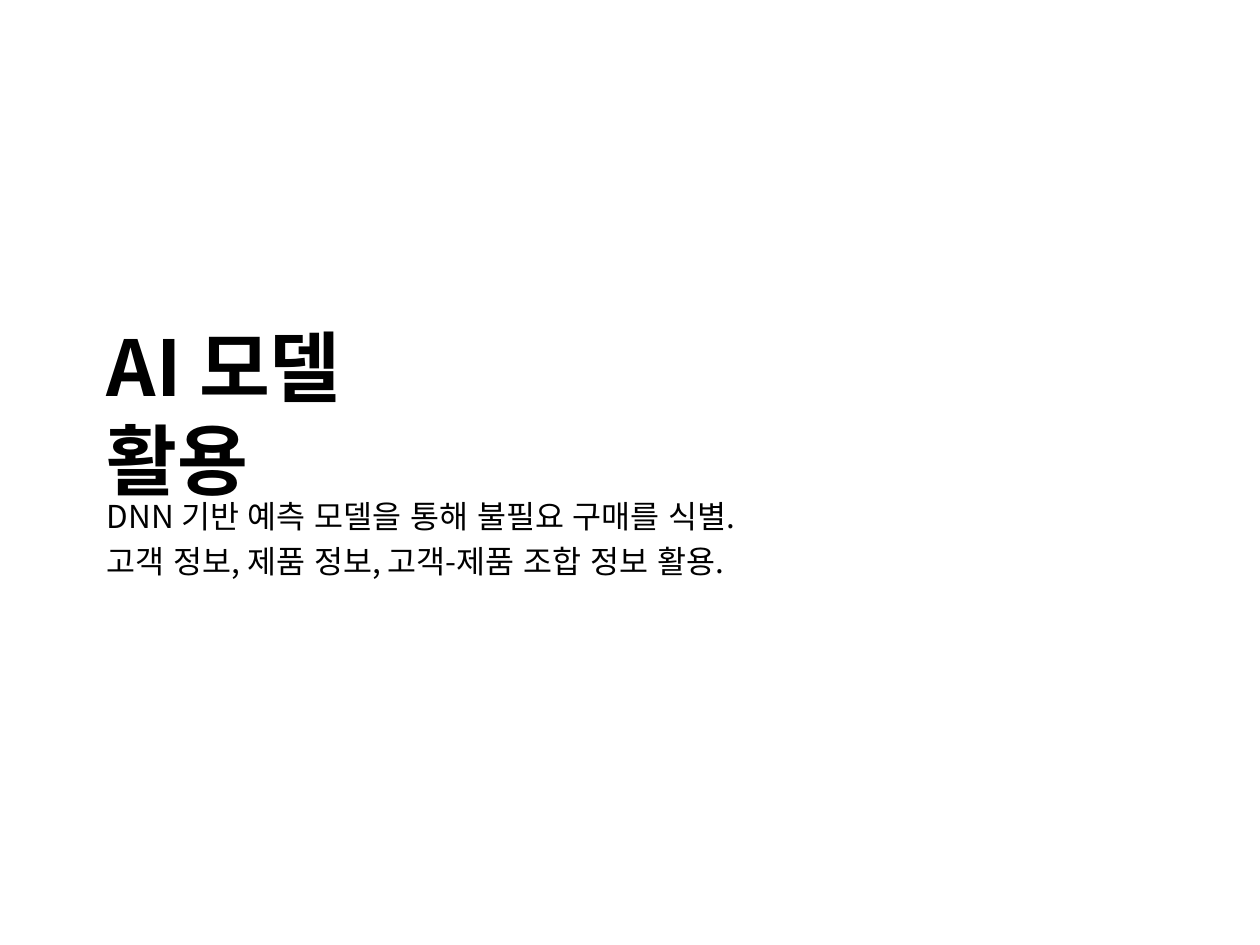
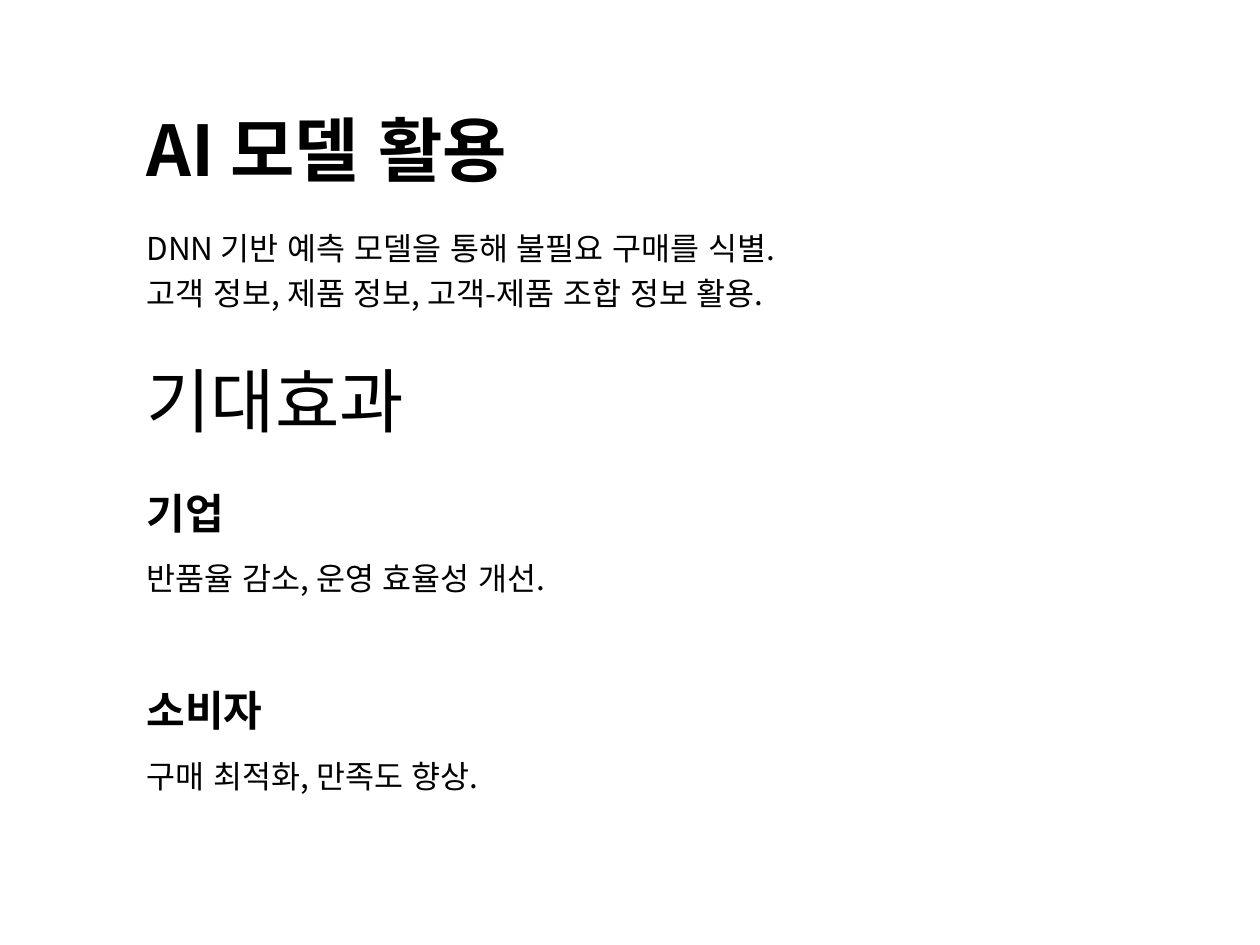
Before and after one commit to WasVelinn/1stPerSonalProjecT, a slide deck: slide 11 of 프레젠테이션1.pptx (slide 7 before the commit). Drawn at 1260x945 pixels with LibreOffice and Linux fonts; fonts in the diff are those of the drawing. Boxes give left, top, right and bottom in pixels: in the first picture for what was removed or moved away, otherwise in the second. Text is boxed around its words. In the diff, an @@ line names an element or a change of style, - is before the commit and + after.

```diff
--- a/프레젠테이션1.pptx
+++ b/프레젠테이션1.pptx
@@ title "AI 모델 활용": place and size @@
-title "AI 모델 활용" at [107, 331, 341, 508]
+title "AI 모델 활용" at [146, 117, 507, 183]
@@ title "AI 모델 활용" at [146, 117, 507, 183]: size 44 to 40 pt @@
@@ text "DNN 기반 예측 모델을 통해 ...": place and size @@
-text "DNN 기반 예측 모델을 통해 ..." at [107, 502, 736, 579]
+text "DNN 기반 예측 모델을 통해 ..." at [146, 234, 775, 311]
@@ text added at [146, 369, 403, 433], 40 pt, text #000000 @@
+기대효과
@@ text added at [146, 493, 546, 794], 18 pt, text #000000 @@
+기업
+반품율 감소, 운영 효율성 개선.
+소비자
+구매 최적화, 만족도 향상.
```
Also in this commit, not shown: 17 other slides changed, 4 slides added, 1 slide removed, 18 other files.
